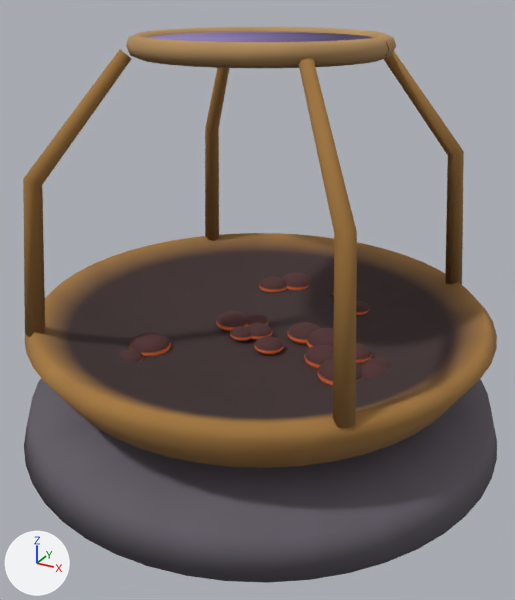
Before and after pictures for a commit that changed the glTF model assets/models/great_fire.glb.
Camera for both pictures: a camera (50 mm lens) standing at (3.09, -5.69, 4.1) and looking at (0.08, -0.21, 1.36). Every picture has the same lights, and +X, +Y and +Z are marked at lower left. The picture after the commit comes second. Where no turn or scale is listed for an object, it has been applied to the vertices.

In view in the first picture: 'GreatFire', 'Lens'.
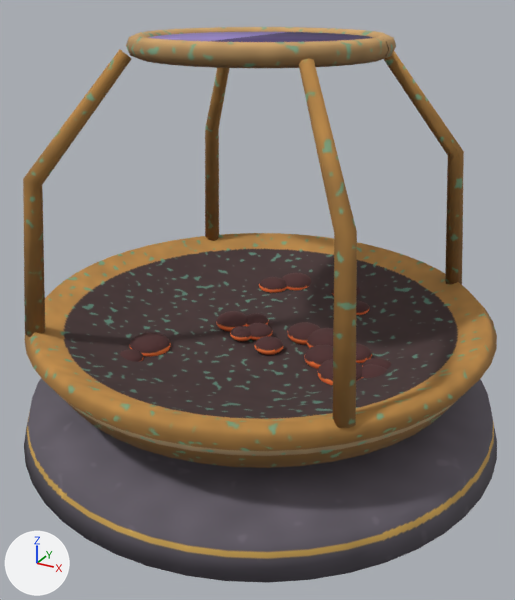
Location of each change, (x1, y1, x2, y2) in pixels of the pictures (515 x 600 px):
```json
{"object": "Lens", "change": "recoloured", "before": [148, 32, 373, 42], "after": [148, 32, 373, 42]}
{"part": 1, "of": "me_greatfire", "change": "recoloured", "before": [24, 27, 497, 562], "after": [24, 27, 497, 562]}
```

Edits to the scene script, one JSON object a line:
```json
{"op": "add", "block": "img_great_fire_albedo", "code": ["img_great_fire_albedo = load_image('great_fire_albedo', '_unpacked/great_fire_albedo', 1024, 1024, 'sRGB')"]}
{"op": "add", "block": "mat_great_fire_mat", "code": ["mat_great_fire_mat = principled_material('great_fire_mat')", "mat_great_fire_mat.texture = img_great_fire_albedo", "mat_great_fire_mat.roughness = 0.9"]}
{"block": "me_greatfire", "where": "me_greatfire.from_pydata(...)  # 4791 vertices, 9470 faces; spans x -2.4..2.4, y -2.4..2.4, z 0.0..3.74"}
{"block": "me_greatfire", "where": "# used by ob_greatfire; location = (0.0, 0.0, 0.0)"}
{"block": "me_greatfire", "change": "me_greatfire part 1: 9470 faces spanning x -2.4..2.4, y -2.4..2.4, z 0.0..3.74 switch from mat_vc to mat_great_fire_mat (picture img_great_fire_albedo)"}
{"block": "me_lens_001", "where": "me_lens_001.from_pydata(...)  # 64 vertices, 124 faces; spans x -1.0..1.0, y -1.0..1.0, z 3.6..3.7"}
{"block": "me_lens_001", "where": "# used by ob_lens; location = (0.0, 0.0, 0.0)"}
{"op": "remove", "block": "me_lens_001", "code": "me_lens_001.materials.append(mat_vc)"}
{"block": "me_lens_001", "change": "me_lens_001 part 2: vertex colours changed"}
{"op": "add", "block": "me_lens_001", "code": "me_lens_001.materials.append(mat_great_fire_mat)  # picture img_great_fire_albedo"}
```
